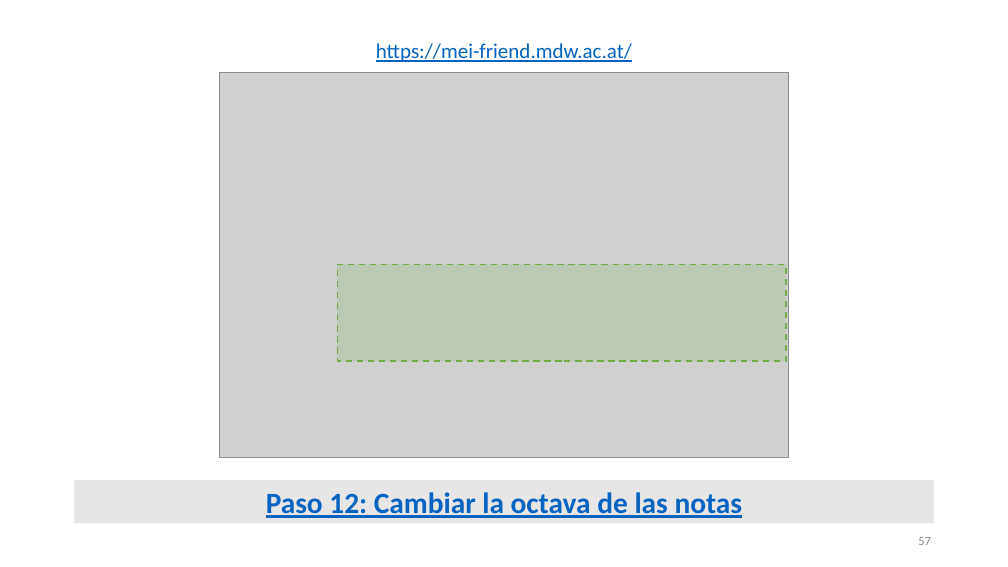
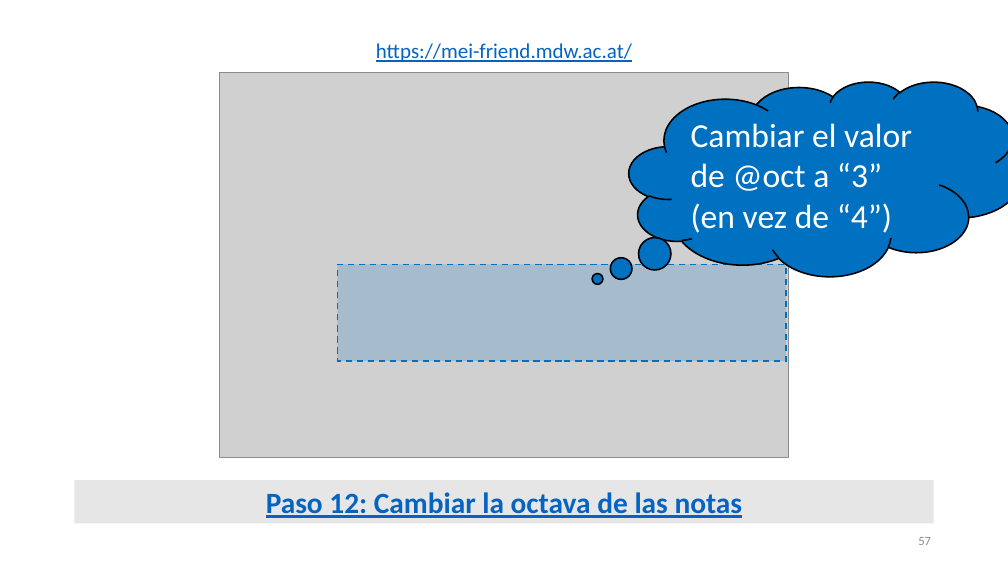
Before and after one commit to martha-thomae/Taller_de_codificacion_en_MEI, a slide deck: slide 57 of Taller_TEI2024_MThomae.pptx. Drawn at 1008x567 pixels with LibreOffice and Linux fonts; fonts in the diff are those of the drawing; grey boxes stand for pictures. Boxes give left, top, right and bottom in pixels: in the first picture for what was removed or moved away, otherwise in the second. Text is boxed around its words. In the diff, an @@ line names an element or a change of style, - is before the commit and + after.

```diff
--- a/Taller_TEI2024_MThomae.pptx
+++ b/Taller_TEI2024_MThomae.pptx
@@ thought cloud added at (629,82,1008,277), fill #0070C0, outline #000000 1.5 pt, 32 pt, text #FFFFFF @@
+Cambiar el valor de @oct a “3” (en vez de “4”)
@@ rectangle at (337,265,786,361): fill #70AD47 at 20% opacity to #0070C0 at 20% opacity; outline #70AD47 1.5 pt dashed to #0070C0 1.5 pt dashed @@
```
Also in this commit, not shown: 5 other slides changed.
